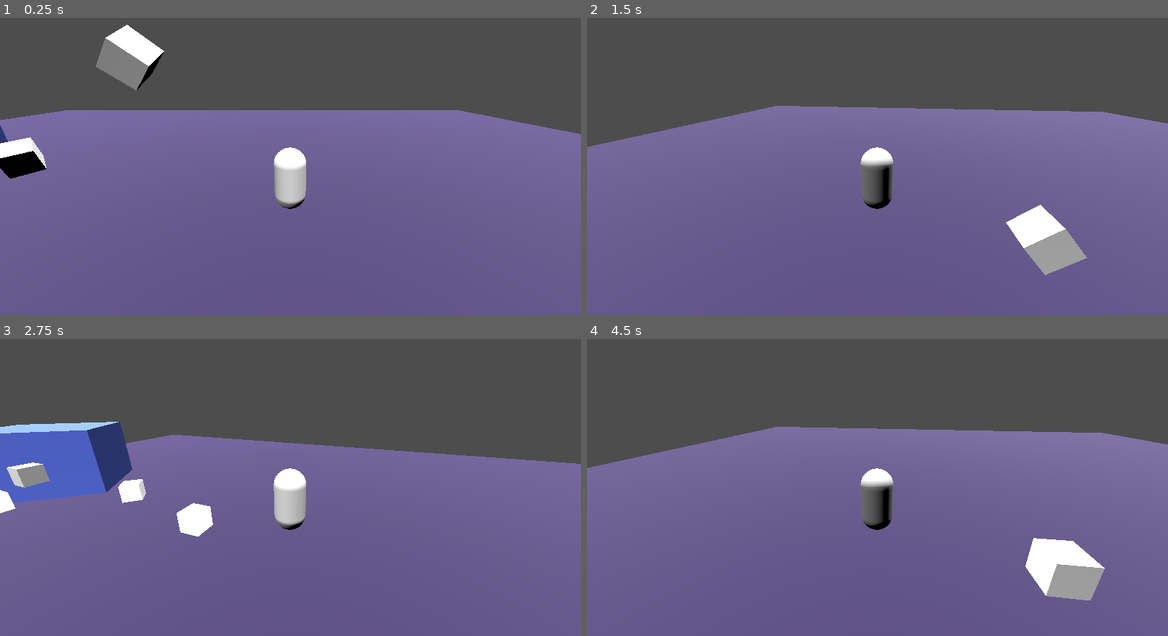
Above: before the commit, frames 1-4 (two rows, left to right).
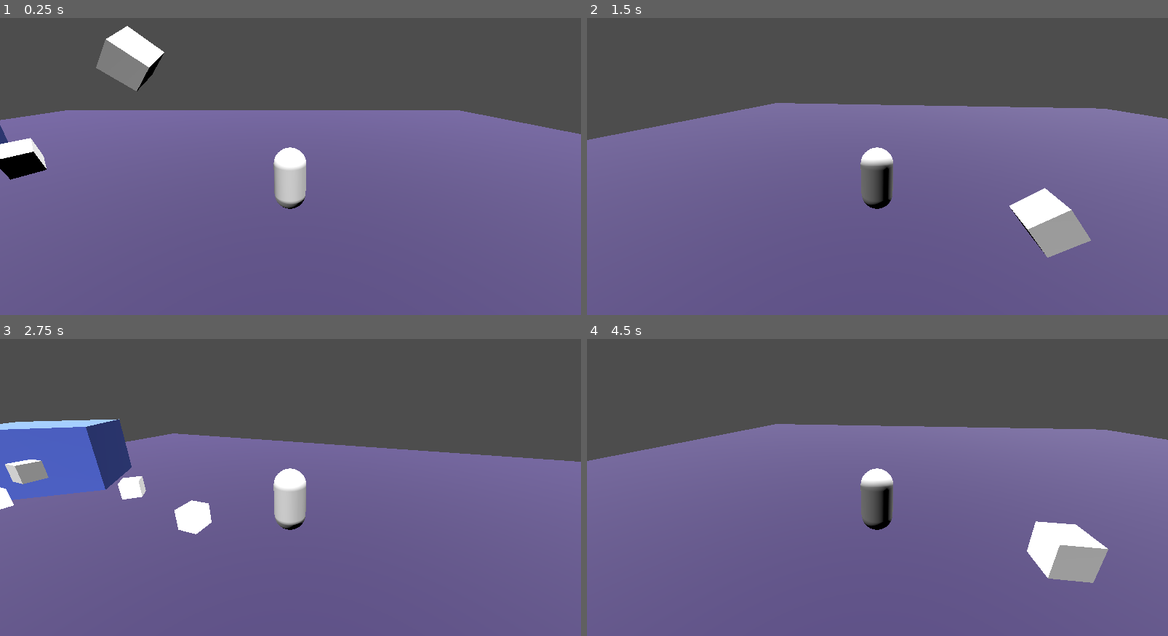
Above: after the commit, the same moments.

Repository: ouroborean/balmung
Game: Godot game, scene res://node_3d.tscn
The game is run twice, just before and just after one commit, with the same random seed, the same clock (stepped at 60 frames per second) and the same inputs. The project has no main scene, so this scene is started directly.
Inputs (mouse positions are in pixels of both pictures, inside the frame that each line leads up to):
- Up to frame 1 (0.25 s): no input
- Up to frame 2 (1.5 s): tap Enter (ui_accept) at 0.5, 0.6, 0.77, 1.07 s; move the mouse to (1005, 136) at 0.52 s; hold D (turn_right) 0.53-1.25 s; click (1005, 136) at 0.67 s; drag from (761, 169) to (848, 216) at 1.27 s
- Up to frame 3 (2.75 s): move the mouse to (348, 401) at 2.02 s; hold D (turn_right) from 2.03 s (still down); tap Enter (ui_accept) at 2.1 s
- Up to frame 4 (4.5 s): release D (turn_right) at 2.75 s; drag from (848, 537) to (703, 425) at 2.77 s; tap Enter (ui_accept) at 3.5, 3.6, 3.77, 4.07 s; move the mouse to (1051, 523) at 3.52 s; hold A (turn_left) 3.53-4.25 s; drag from (703, 425) to (790, 392) at 4.27 s

The runs differ from the first frame. In frame 1, 0.2% of the frame differs, in the area x 0-29%, y 2-55%; in frame 2, 3.2%; in frame 3, 1.6%; in frame 4, 3.3%, in the area x 0-100%, y 28-89%.

Commit message:
Add locked velocity jumping and neutral jump shift

Diff:
--- a/project.godot
+++ b/project.godot
@@ -62,7 +62,7 @@
 
 [physics]
 
-3d/default_gravity=12.0
+3d/default_gravity=13.0
 
 [rendering]
 
--- a/scripts/character.gd
+++ b/scripts/character.gd
@@ -1,7 +1,7 @@
 extends CharacterBody3D
 
 
-const SPEED = 7.0
+const SPEED = 4.0
 const JUMP_VELOCITY = 6.5
 const VIEW_SENSITIVITY_MOD_X = 0.3
 const VIEW_SENSITIVITY_MOD_Y = 0.2
@@ -23,6 +23,11 @@
 var drag_turning = false
 var key_turning = false
 var click_drag_origin
+
+# State values for locked velocity jumping
+var jumping = false
+var jump_vector = Vector2(-0.1, -0.1)
+const NEUTRAL_JUMP_MOD = 0.7
 
 # This stuff runs once this node is fully loaded
 func _ready():
@@ -96,10 +101,16 @@
 	# Add the gravity.
 	if not is_on_floor():
 		velocity.y -= gravity * delta
+	else:
+		jumping = false
+		jump_vector = Vector2(-0.1, -0.1)
+	# Handle Jump (Default toggle jumping).
 
-	# Handle Jump.
 	if Input.is_action_just_pressed("ui_accept") and is_on_floor():
+		jumping = true
 		velocity.y = JUMP_VELOCITY
+		jump_vector = Vector2(velocity.x, velocity.z)
+		print("Set jump vector to " + str(jump_vector))
 
 	# Default toggle key_turning
 	key_turning = false
@@ -117,16 +128,39 @@
 	# Get the input direction and handle the movement/deceleration.
 	var input_dir = Input.get_vector("ui_left", "ui_right", "ui_up", "ui_down")
 	var direction = (transform.basis * Vector3(input_dir.x, 0, input_dir.y)).normalized()
-	if direction:
 
-		# LERP our current velocity upwards towards our maximum speed (minor delay)
-		velocity.x = lerp(velocity.x, direction.x * SPEED, 0.2)
-		velocity.z = lerp(velocity.z, direction.z * SPEED, 0.2)
+	# If the user jumping, then most movement inputs shouldn't be relevant
+	# (Locked velocity jumping)
+	if jumping:
+		velocity.x = lerp(velocity.x, jump_vector.x, .5)
+		velocity.z = lerp(velocity.z, jump_vector.y, .5)
 
-	else:
+	# The only exception is if the user has started a jump with NO directional
+	# velocity (a 'neutral jump')
+	if not jumping or in_neutral_jump():
+		if direction:
+			# A modifier for velocity that accounts for being in a neutral
+			# jump. If not, the modifier is just a 1x
+			var neutral_jump_mod = 1.0
+			if in_neutral_jump():
+				neutral_jump_mod = NEUTRAL_JUMP_MOD
 
-		#LERP our current velocity downwards towards zero (nearly no delay)
-		velocity.x = lerp(velocity.x, 0.0, .4)
-		velocity.z = lerp(velocity.z, 0.0, .4)
+			# LERP our current velocity upwards towards our maximum speed (minor delay)
+			velocity.x = lerp(velocity.x, (direction.x * SPEED) * neutral_jump_mod, 0.5)
+			velocity.z = lerp(velocity.z, (direction.z * SPEED) * neutral_jump_mod, 0.5)
 
+			if in_neutral_jump():
+				jump_vector = Vector2(velocity.x, velocity.z)
+
+		else:
+			#LERP our current velocity downwards towards zero (nearly no delay)
+			velocity.x = 0.0
+			velocity.z = 0.0
+	print(velocity.z)
+	# Internal Godot function that does velocity/friction based movement
+	# (I assume)
 	move_and_slide()
+
+#Function to shortscript a jump with no movement vector
+func in_neutral_jump():
+	return jump_vector.x == 0 and jump_vector.y == 0
